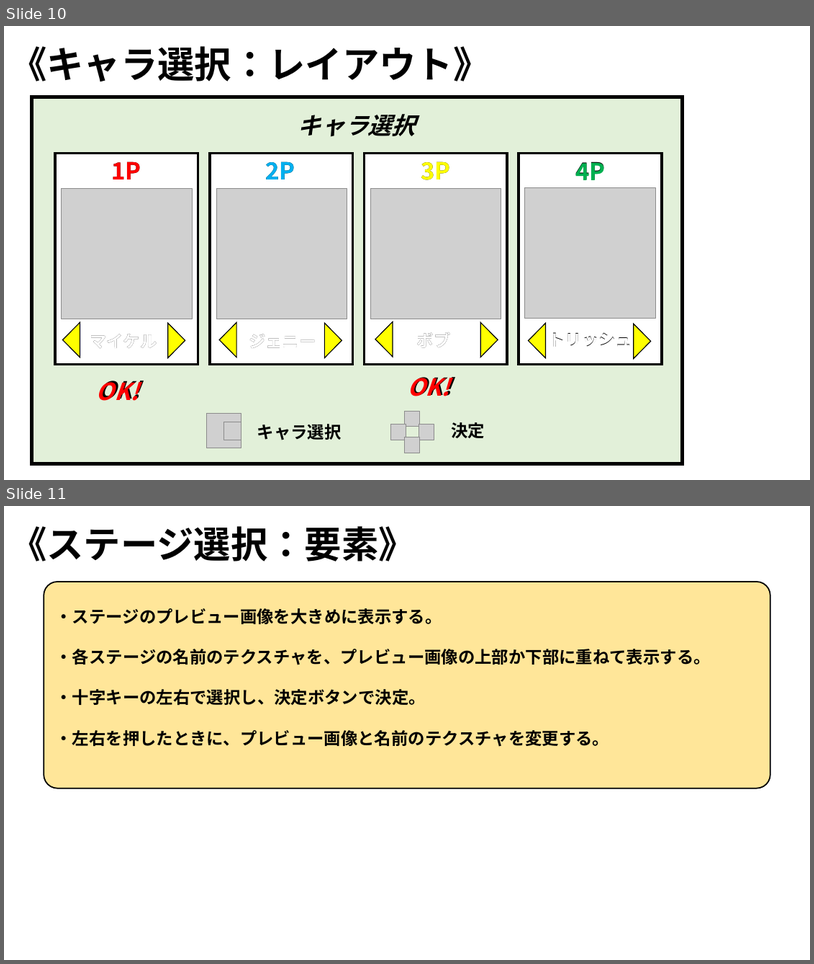
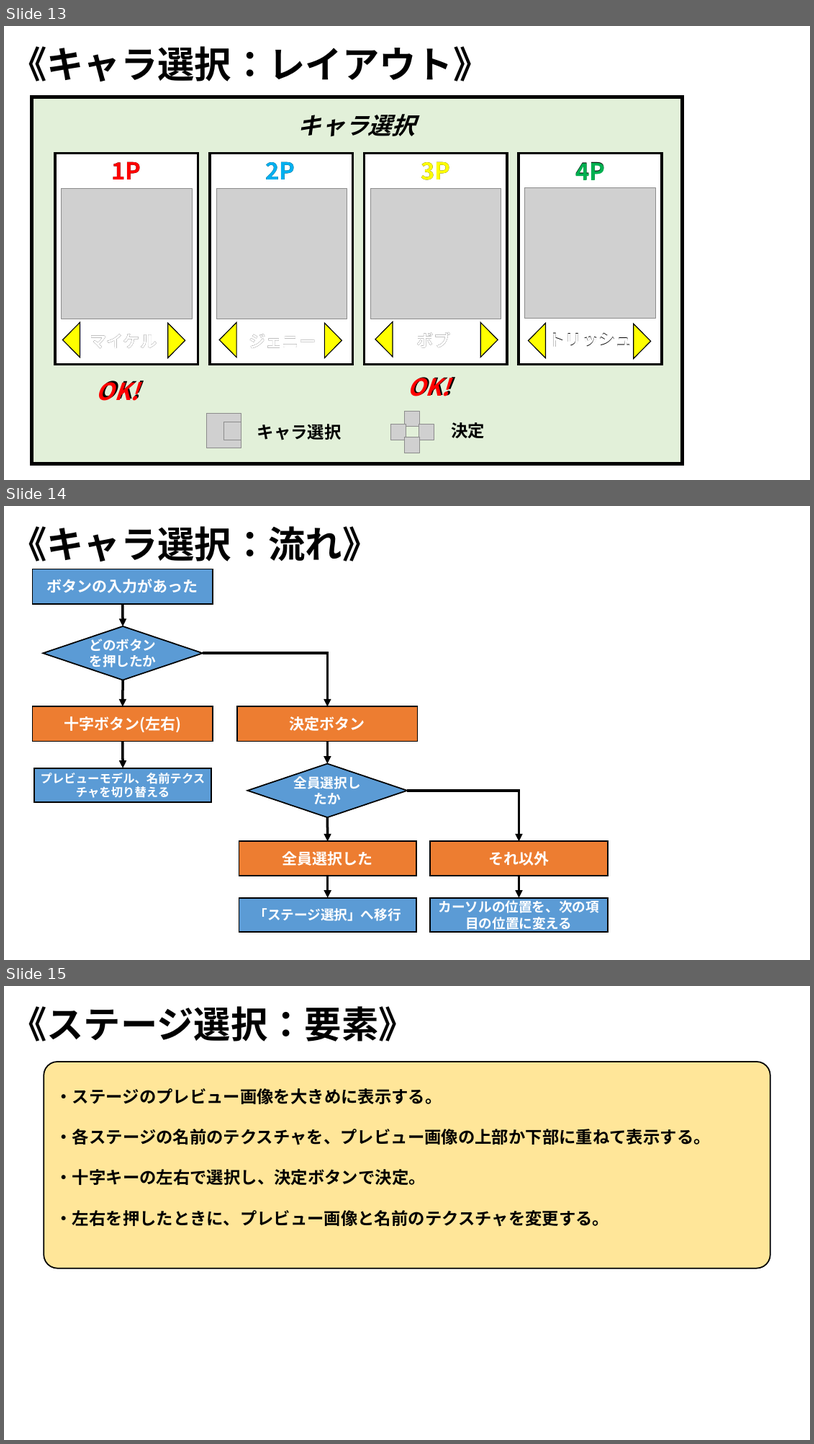
Before and after one commit to ARITA-MEIGEN/C-Team001, a slide deck: data/GS3_チーム2_仕様書.pptx. Shown one above the other, each under a label of ours: slides 10 and 11 before the commit, slides 13, 14 and 15 after it. The pictures are 814x964 and 814x1444 pixels, drawn with LibreOffice and Linux fonts; fonts in the diff are those of the drawing; grey boxes stand for pictures; background and template pictures are left out. Boxes give left, top, right and bottom in pixels: in the first picture for what was removed or moved away, otherwise in the second. Text is boxed around its words. In the diff, an @@ line names an element or a change of style, - is before the commit and + after.

```diff
--- a/data/GS3_チーム2_仕様書.pptx
+++ b/data/GS3_チーム2_仕様書.pptx
@@ slide 14 added at (4, 506, 810, 960), background picture (left out) @@
@@ text added at (10, 526, 379, 561), 44 pt, text #000000, bold @@
+《キャラ選択：流れ》
@@ rectangle added at (32, 569, 213, 603), fill #5B9BD5, outline #000000 1.5 pt, 18 pt, text #FFFFFF, bold @@
+ボタンの入力があった
@@ arrow added from (123, 604) to (124, 626), #000000 3 pt @@
@@ diamond added at (44, 626, 203, 680), fill #5B9BD5, outline #000000 1.5 pt, 16 pt, text #FFFFFF, bold @@
+どのボタンを押したか
@@ elbow arrow added from (203, 653) to (328, 706), #000000 3 pt @@
@@ arrow added from (124, 680) to (123, 706), #000000 3 pt @@
@@ rectangle added at (32, 706, 213, 741), fill #ED7D31, outline #000000 1.5 pt, 18 pt, text #FFFFFF, bold @@
+十字ボタン(左右)
@@ rectangle added at (237, 706, 418, 741), fill #ED7D31, outline #000000 1.5 pt, 18 pt, text #FFFFFF, bold @@
+決定ボタン
@@ arrow added from (123, 741) to (124, 768), #000000 3 pt @@
@@ arrow added from (328, 741) to (328, 764), #000000 3 pt @@
@@ diamond added at (248, 764, 407, 818), fill #5B9BD5, outline #000000 1.5 pt, 16 pt, text #FFFFFF, bold @@
+全員選択したか
@@ rectangle added at (34, 768, 211, 802), fill #5B9BD5, outline #000000 1.5 pt, 14 pt, text #FFFFFF, bold @@
+プレビューモデル、名前テクスチャを切り替える
@@ elbow arrow added from (407, 790) to (520, 841), #000000 3 pt @@
@@ arrow added from (328, 817) to (328, 841), #000000 3 pt @@
@@ rectangle added at (239, 841, 417, 875), fill #ED7D31, outline #000000 1.5 pt, 18 pt, text #FFFFFF, bold @@
+全員選択した
@@ rectangle added at (430, 841, 608, 875), fill #ED7D31, outline #000000 1.5 pt, 18 pt, text #FFFFFF, bold @@
+それ以外
@@ arrow added from (328, 875) to (328, 898), #000000 3 pt @@
@@ arrow added from (520, 875) to (520, 898), #000000 3 pt @@
@@ rectangle added at (239, 898, 417, 932), fill #5B9BD5, outline #000000 1.5 pt, 16 pt, text #FFFFFF, bold @@
+「ステージ選択」へ移行
@@ rectangle added at (430, 898, 608, 932), fill #5B9BD5, outline #000000 1.5 pt, 16 pt, text #FFFFFF, bold @@
+カーソルの位置を、次の項目の位置に変える
@@ what was slide 10 is now slide 13 @@
@@ what was slide 11 is now slide 15 @@
```
Also in this commit, not shown: 3 slides changed, 5 other slides added.
